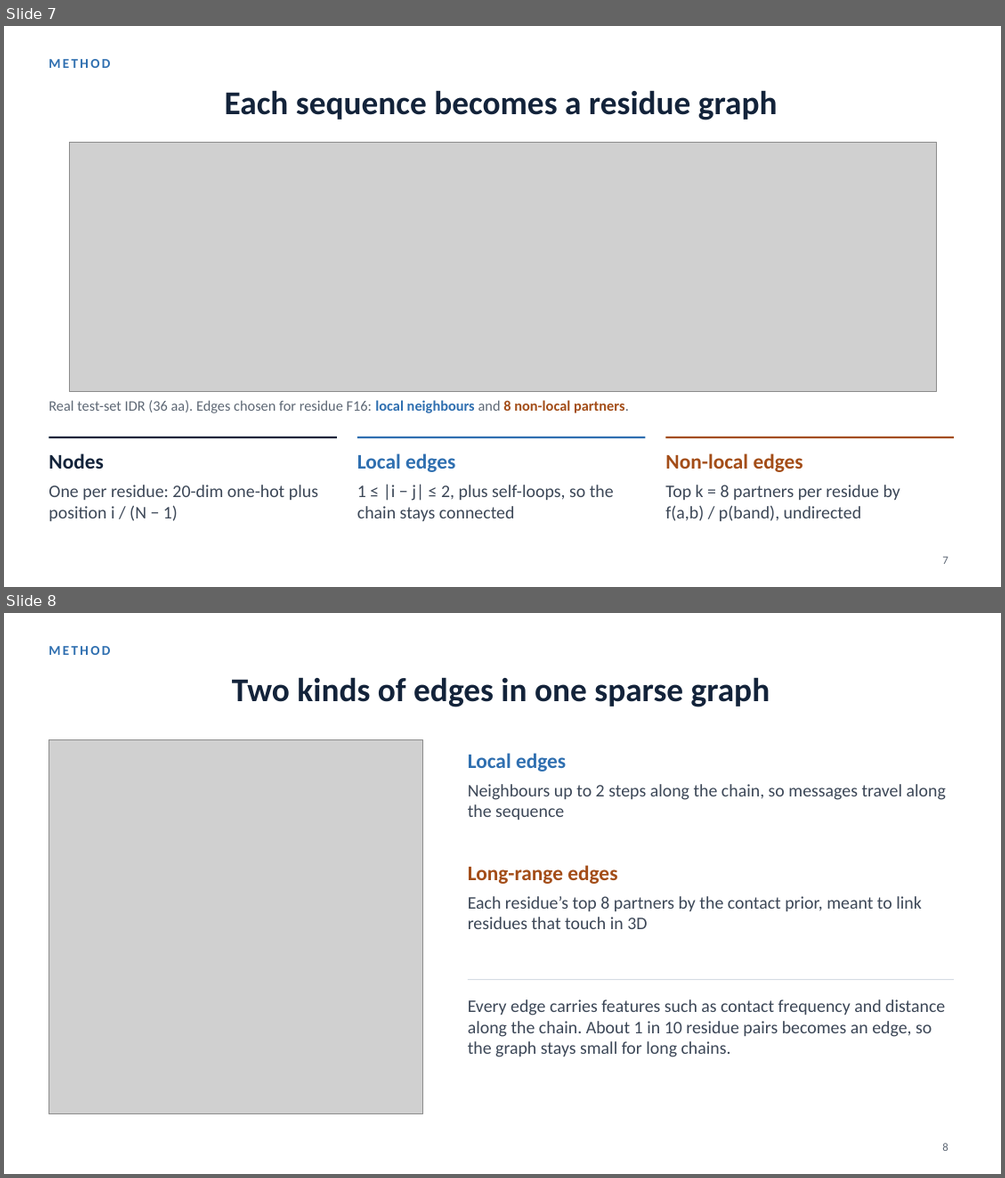
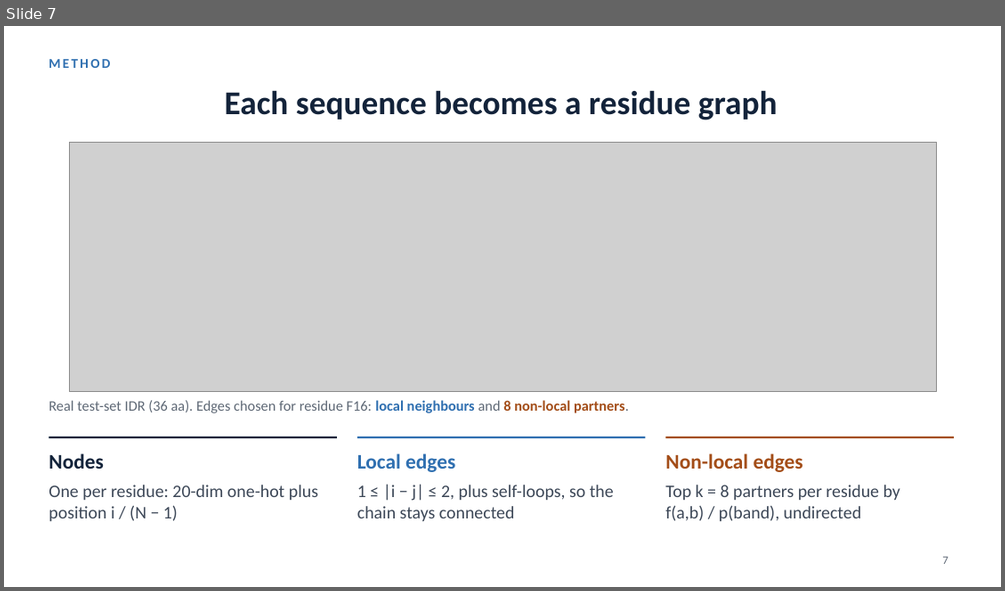
Before and after one commit to Andychung1229/claudev2, a slide deck: comp5222-presentation/ContactGAT_talk.pptx. Shown one above the other, each under a label of ours: slides 7 and 8 before the commit, slide 7 after it. The pictures are 1005x1178 and 1005x591 pixels, drawn with LibreOffice and Linux fonts; fonts in the diff are those of the drawing; grey boxes stand for pictures. Boxes give left, top, right and bottom in pixels: in the first picture for what was removed or moved away, otherwise in the second. Text is boxed around its words. In the diff, an @@ line names an element or a change of style, - is before the commit and + after.

```diff
--- a/comp5222-presentation/ContactGAT_talk.pptx
+++ b/comp5222-presentation/ContactGAT_talk.pptx
@@ slide 8 removed at (x1=4, y1=613, x2=1001, y2=1174), background #FFFFFF @@
@@ text removed at (x1=48, y1=646, x2=110, y2=655) @@
-METHOD
@@ title removed at (x1=232, y1=677, x2=770, y2=707) @@
-Two kinds of edges in one sparse graph
@@ picture removed at (x1=48, y1=740, x2=423, y2=1114) @@
@@ text removed at (x1=468, y1=753, x2=946, y2=819) @@
-Local edges
-Neighbours up to 2 steps along the chain, so messages travel along the sequence
@@ text removed at (x1=468, y1=865, x2=922, y2=929) @@
-Long-range edges
-Each residue’s top 8 partners by the contact prior, meant to link residues that touch in 3D
@@ line removed from (468, 980) to (954, 980) @@
@@ text removed at (x1=468, y1=999, x2=945, y2=1057) @@
-Every edge carries features such as contact frequency and distance along the chain. About 1 in 10 residue pairs becomes an edge, so the graph stays small for long chains.
@@ page number removed at (x1=942, y1=1143, x2=947, y2=1151) @@
-8
```
Also in this commit, not shown: 6 slides changed, 1 slide added, 2 other files.
